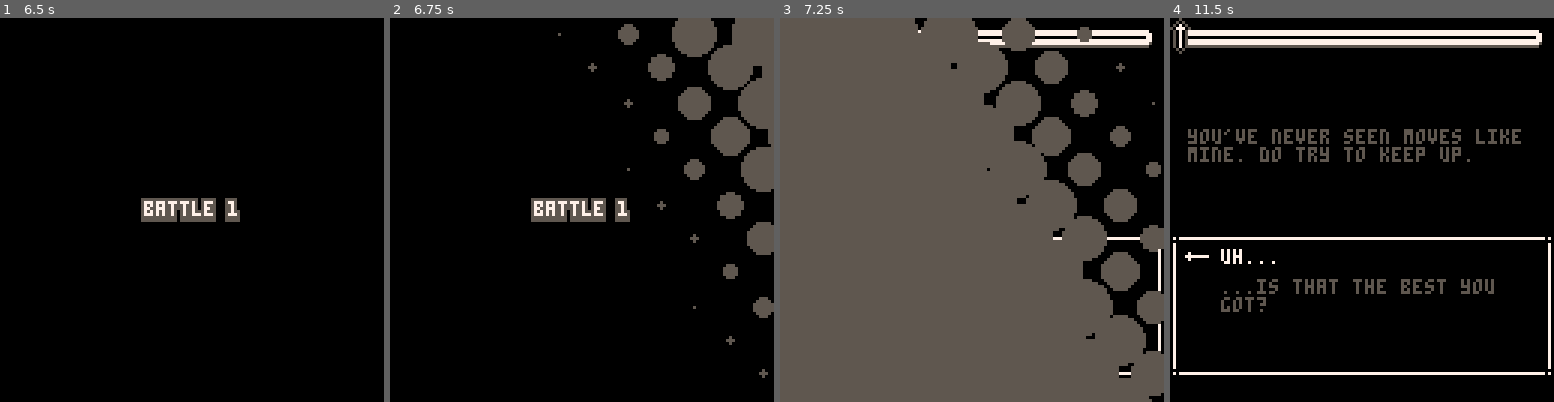
Above: before the commit, frames 1-4 (left to right).
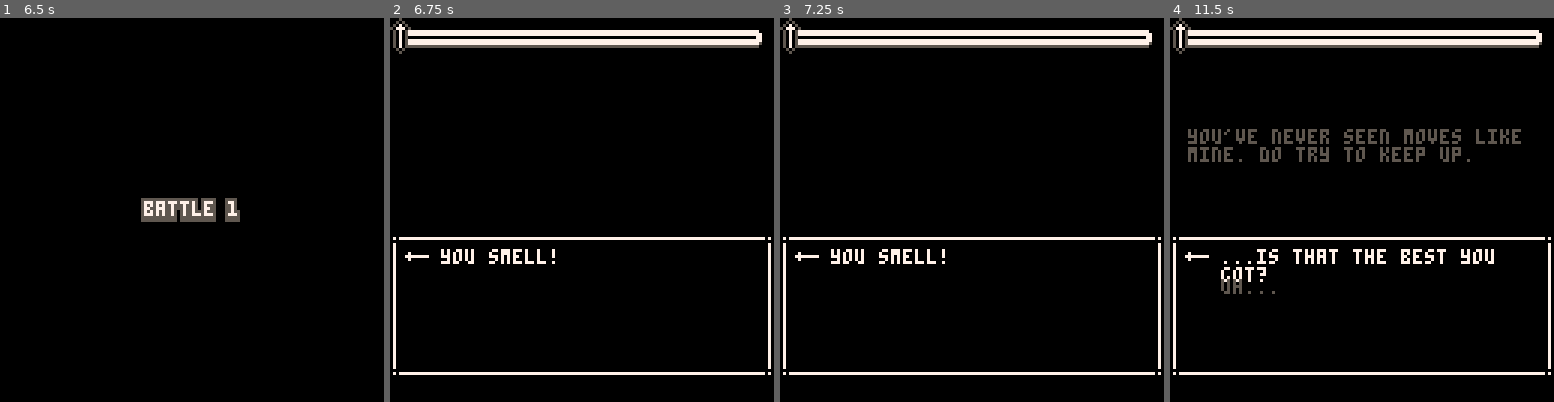
Above: after the commit, the same moments.

Repository: mkaemmerer/swordplay
Game: PICO-8 cartridge swordplay.p8
Two runs of this game, one before a commit and one after it. Both use one fixed random seed, a clock stepped at 60 frames per second and the inputs below.
Inputs:
- Up to frame 1 (6.5 s): tap X (X key) at 0.33, 1.07, 1.85, 2.97, 4.08, 5.2, 6.32 s; tap O (Z key) at 0.7, 1.7, 2.1, 2.5, 2.9, 3.3, 3.7, 4.1, 4.5, 4.9, 5.3, 5.7, 6.1 s; hold Up 2.15-2.42 s; hold Down 3.63-3.97 s; hold Up 4.73-5.03 s; hold Down 5.73-6.03 s
- Up to frame 2 (6.75 s): tap O (Z key) at 6.5 s
- Up to frame 3 (7.25 s): tap O (Z key) at 6.9 s; hold Up from 7.18 s (still down)
- Up to frame 4 (11.5 s): tap O (Z key) every 0.4 s from 7.3 to 11.3 s; tap X (X key) every 1.12 s from 7.43 to 10.78 s; release Up at 7.45 s; hold Down 8.67-9 s; hold Up 9.77-10.07 s; hold Down 10.77-11.07 s

Frame 1 is identical in both runs. In frame 2, 16% of the frame differs, in the area x 0-100%, y 0-94%; in frame 3, 82%, in the area x 0-100%, y 0-100%; in frame 4, 2.5%.

Commit message:
Special case for bad insults

Diff:
--- a/swordplay.p8
+++ b/swordplay.p8
@@ -229,6 +229,17 @@
 	return list.create(ret)
 end
 
+function list_concat(l1,l2)
+	local ret = {}
+	foreach(l1, function(x)
+		add(ret, x)
+	end)
+	foreach(l2, function(x)
+		add(ret, x)
+	end)
+	return list.create(ret)
+end
+
 function list_reduce(l,f,seed)
 	return reduce(f,seed)(l)
 end
@@ -257,6 +268,7 @@
 		flatmap = list_flatmap,
 		filter  = list_filter,
 		reduce  = list_reduce,
+		concat  = list_concat,
 		all     = list_all,
 		any     = list_any,
 	}
@@ -429,6 +441,12 @@
 	 function(nxt, done)
 	  nxt(make_scene(once(done)))
 	 end)
+end
+
+function flow.defer(f)
+	return flow.create(function(nxt, done)
+		done(f())
+	end)
 end
 
 flow.seq = monad_seq(flow.of(nil))
@@ -1865,7 +1883,7 @@
 			behavior.once(nxt),
 			behavior.never
 		})
-		local ui = ui_group({
+		return  ui_group({
 			ui_text("battle "..number, 7)
 				:align("center","center")
 				:effect(
@@ -1878,7 +1896,6 @@
 			:updatable(function(scn,dt)
 				b = b.update(scn,dt)
 			end)
-		return ui_scn(ui)
 	end)
 end
 
@@ -2039,6 +2056,13 @@
 	},
 }
 
+bad_insults = list.from_tbl({
+	"you smell!"
+})
+bad_retorts = list.from_tbl({
+	"uh..."
+})
+
 -- index table in both directions
 comeback_retorts = {}
 retort_insults = {}
@@ -2057,12 +2081,8 @@
 --      1.0: player wins
 
 start_battle_state = {
-	insults={
-		"you smell!"
-	},
-	retorts={
-		"uh..."
-	},
+	insults={},
+	retorts={},
 	tide=0,
 	max_tide=2,
 	used_insults={},
@@ -2216,7 +2236,7 @@
 -->8
 -- battle scene
 
-function available_insults(is,state)
+function unused_insults(is,state)
 	return list.from_tbl(is)
 		:filter(function(i)
 			return not
@@ -2227,10 +2247,13 @@
 -- player adapter
 player_adapter = {
 	get_insult = function(state)
+		local available_insults =
+			unused_insults(state.insults, state)
+				:concat(bad_insults)
 		return menu_flow(
 			retort_menu(
 				"",
-				available_insults(state.insults, state),
+				available_insults,
 				state
 			)
 		)
@@ -2238,7 +2261,7 @@
 	get_retort = function(state,insult)
 		local available_retorts =
 			list.from_tbl(state.retorts)
-
+				:concat(bad_retorts)
 		return menu_flow(
 			retort_menu(
 				insult,
@@ -2254,17 +2277,15 @@
 function enemy_adapter(enemy)
 	return {
 		get_insult=function(state)
-			return flow.create(function(nxt,done)
-				local insult = rnd(
-					available_insults(enemy.insults,state)
+			return flow.defer(function()
+				return rnd(
+					unused_insults(enemy.insults,state)
 				)
-				done(insult)
 			end)
 		end,
 		get_retort=function(state,insult)
-			return flow.create(function(nxt,done)
-				local retort = enemy_get_retort(enemy, insult)
-				done(retort)
+			return flow.defer(function()
+				return enemy_get_retort(enemy, insult)
 			end)
 		end,
 	}
@@ -2308,24 +2329,20 @@
 end
 
 function battle(state,enemy,turn)
-	local player_insults = available_insults(
+	local player_insults = unused_insults(
 		state.insults,
 		state
 	)
-	local enemy_insults = available_insults(
+	local enemy_insults = unused_insults(
 		enemy.insults,
 		state
 	)
-	-- end battle if someone ran
+	-- end battle if enemy ran
 	-- out of insults
 	if is_victory(state)
 	or (turn == "enemy" and #enemy_insults == 0)
 	then
 		return flow.of({"victory", state})
-	end
-	if (turn == "player" and #player_insults == 0)
-	then
-		return flow.of({"defeat", state})
 	end
 
 	local do_turn = turn == "player"
@@ -2408,18 +2425,18 @@
 
 	local enemy = enemies[battle_num]
 
-	return flow.seq({
-		battle_intro_flow(battle_num),
-		flow_scn(
+	return flow_scn(
+		flow.seq({
+			battle_intro_flow(battle_num),
 			battle(
 				start_battle(state,enemy),
 				enemy,
 				"player"
 			)
-				:flatmap(handle_battle)
-				:wrap(ui_scn)
-		)
-	})
+		})
+		:flatmap(handle_battle)
+		:wrap(ui_scn)
+	)
 	:flatmap(handle_next)
 end
 
